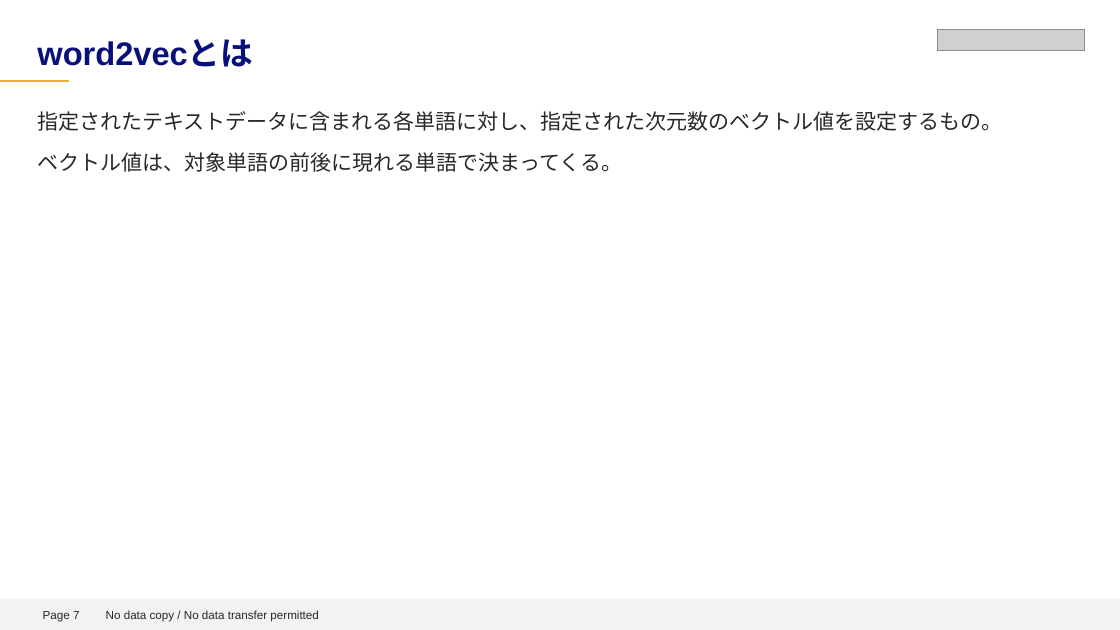
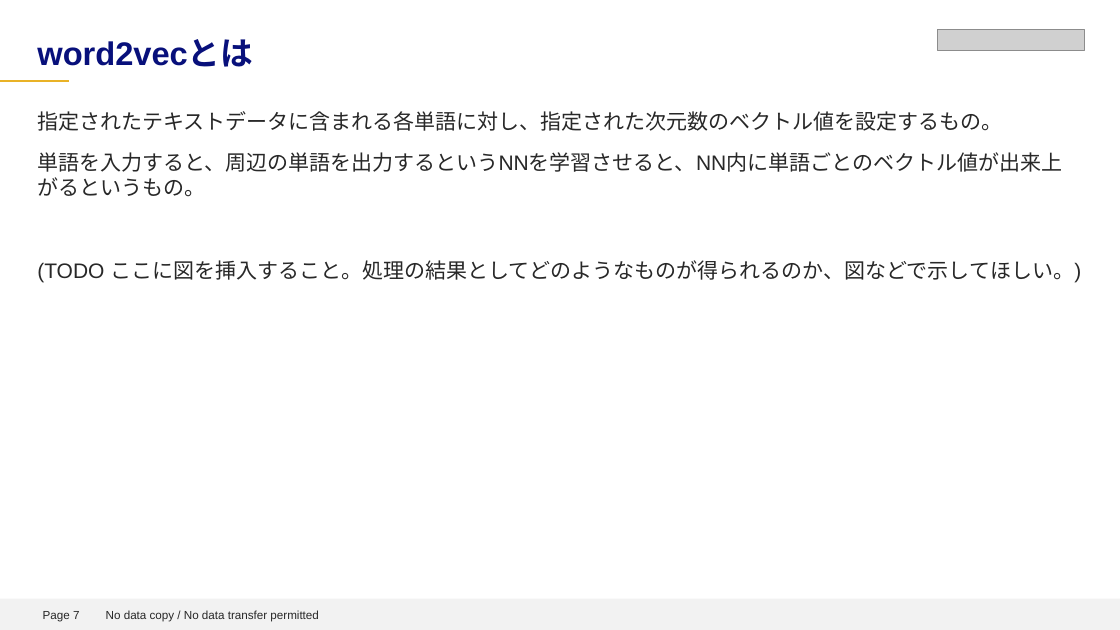
Before and after one commit to sunday-robot/DeepLerningKot, a slide deck: slide 7 of word2vecの紹介.pptx. Drawn at 1120x630 pixels with LibreOffice and Linux fonts; fonts in the diff are those of the drawing; grey boxes stand for pictures; background and template pictures are left out. Boxes give left, top, right and bottom in pixels: in the first picture for what was removed or moved away, otherwise in the second. Text is boxed around its words. In the diff, an @@ line names an element or a change of style, - is before the commit and + after.

```diff
--- a/word2vecの紹介.pptx
+++ b/word2vecの紹介.pptx
@@ text at bbox=[37, 152, 1081, 283]: text changed @@
-      ベクトル値は、対象単語の前後に現れる単語で決まってくる。
+      単語を入力すると、周辺の単語を出力するというNNを学習させると、NN内に単語ごとのベクトル値が出来上がるというもの。
+      (TODO ここに図を挿入すること。処理の結果としてどのようなものが得られるのか、図などで示してほしい。)
```
Also in this commit, not shown: 8 other slides changed, 2 slides added, 13 slides removed.
